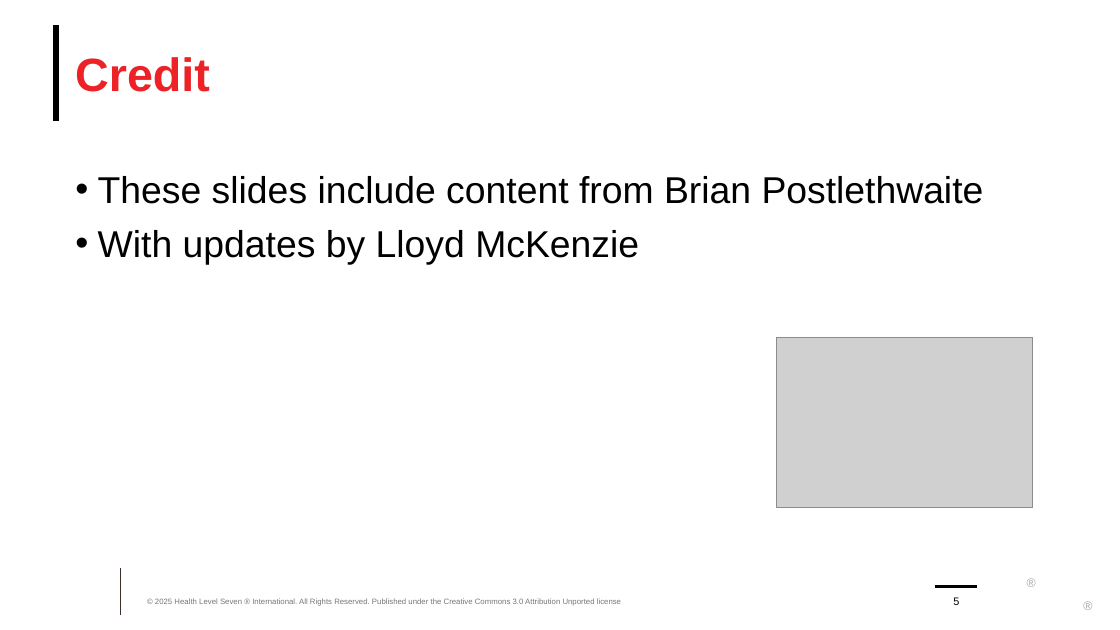
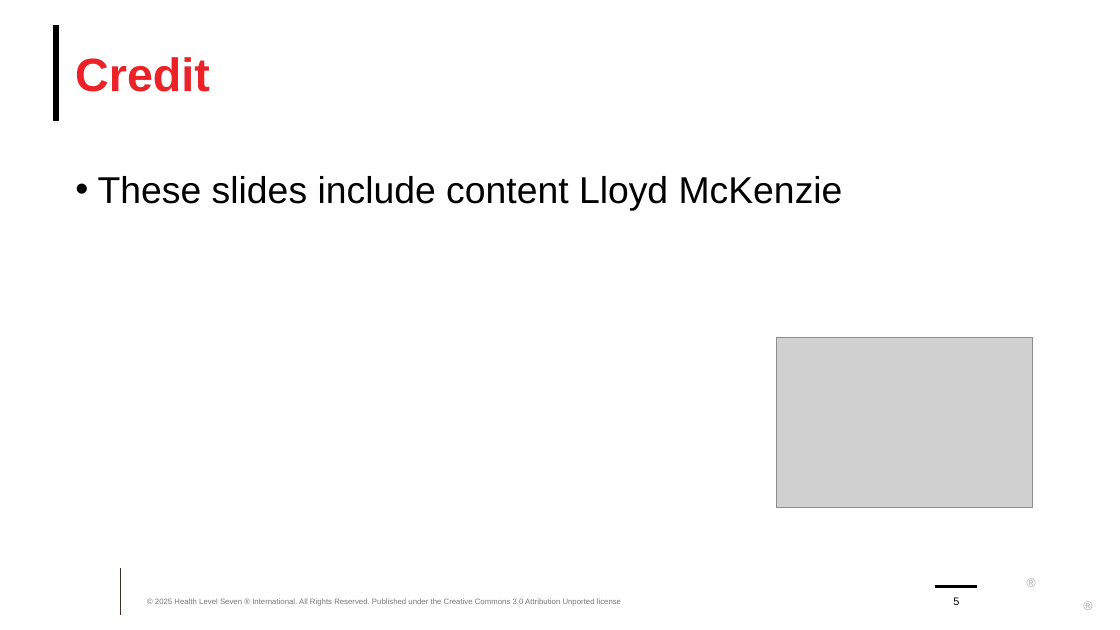
Before and after one commit to FHIR/documents, a slide deck: slide 5 of presentations/sdc/8-SDC-Modular-and-Derived-Forms.pptx. Drawn at 1120x630 pixels with LibreOffice and Linux fonts; fonts in the diff are those of the drawing; grey boxes stand for pictures; background and template pictures are left out. Boxes give left, top, right and bottom in pixels: in the first picture for what was removed or moved away, otherwise in the second. Text is boxed around its words. In the diff, an @@ line names an element or a change of style, - is before the commit and + after.

```diff
--- a/presentations/sdc/8-SDC-Modular-and-Derived-Forms.pptx
+++ b/presentations/sdc/8-SDC-Modular-and-Derived-Forms.pptx
@@ text at [98,176,843,211]: text changed @@
-• These slides include content from Brian Postlethwaite
-• With updates by Lloyd McKenzie
+• These slides include content Lloyd McKenzie
```
Also in this commit, not shown: 10 other slides changed, 4 other files.
